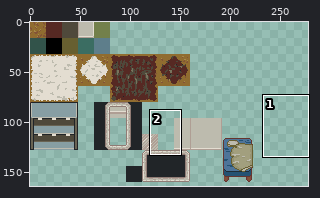
One commit to this sprite sheet: assets/gfx/tileset.png. Above, an overview of the earlier version with the close-up marked.
Close-up. Before the commit:
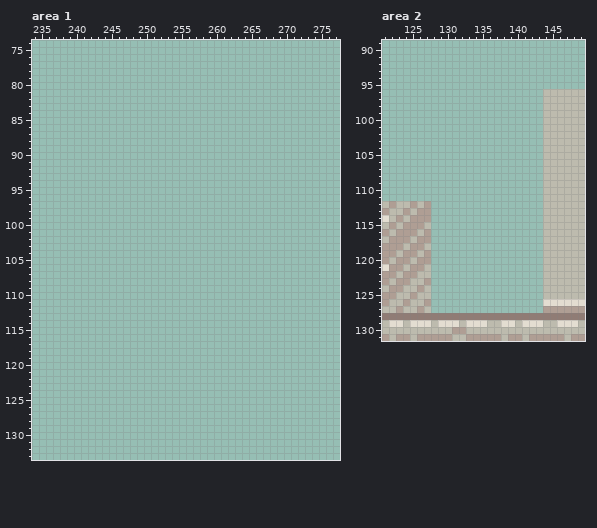
The file is 320x320 pixels. Shown: area 1: x 234..277, y 74..133; area 2: x 121..149, y 89..131. The wide view leaves out empty margins.
Once edited:
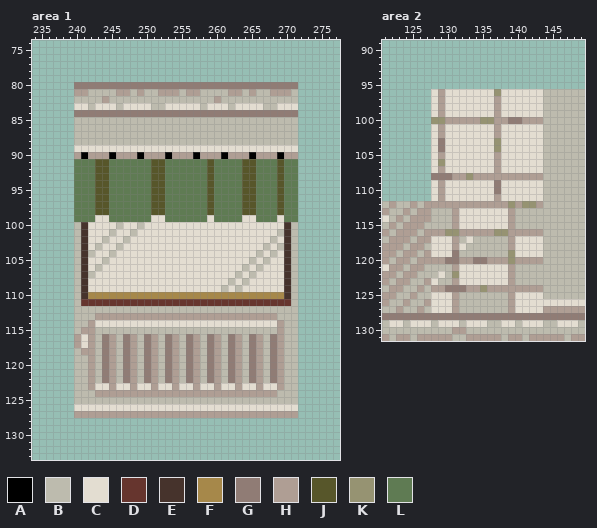
Palette (. is transparent): A #000000  B #bdbbae  C #e3ddd1  D #66352e  E #46332c  F #a6884a  G #907c75  H #af9e94  J #57562a  K #969372  L #5f7b53
Edits made:
Changed rows in their new state; - is an unchanged pixel.
Area 1:
first column x 240:
 80 GGGGGGGGGGGGGGGGGGGGGGGGGGGGGGGG
 81 HHBBBBHHBHBBHHHBHHBBBBHHBHBBHHHB
 82 BBBBHBBBBBBBBBBBBBBBHBBBBBBBBBBB
 83 CCBCCCBCCCCBBCCCCCBCCCBCCCCBBCCC
 84 GGGGGGGGGGGGGGGGGGGGGGGGGGGGGGGG
 85 BBBBBBBBBBBBBBBBBBBBBBBBBBBBBBBB
 86 BBBBBBBBBBBBBBBBBBBBBBBBBBBBBBBB
 87 BBBBBBBBBBBBBBBBBBBBBBBBBBBBBBBB
 88 BBBBBBBBBBBBBBBBBBBBBBBBBBBBBBBB
 89 CCCCCCCCCCCCCCCCCCCCCCCCCCCCCCCC
 90 HAHHHAHHHAHHHAHHHAHHHAHHHAHHHAHH
 91 LLLJJLLLLLLJJLLLLLLJLLLLJJLLLJLL
 92 LLLJJLLLLLLJJLLLLLLJLLLLJJLLLJLL
 93 LLLJJLLLLLLJJLLLLLLJLLLLJJLLLJLL
 94 LLLJJLLLLLLJJLLLLLLJLLLLJJLLLJLL
 95 LLLJJLLLLLLJJLLLLLLJLLLLJJLLLJLL
 96 LLLJJLLLLLLJJLLLLLLJLLLLJJLLLJLL
 97 LLLJJLLLLLLJJLLLLLLJLLLLJJLLLJLL
 98 LLLJJLLLLLLJJLLLLLLJLLLLJJLLLJLL
 99 LLLCCLLLLLLCCLLLLLLCLLLLCCLLLCLL
100 BECCCCBCCBCCCCCCCCCCCCCCCCCCCCEB
101 BECCCBCCBCCCCCCCCCCCCCCCCCCCCBEB
102 BECCBCCBCCCCCCCCCCCCCCCCCCCCBCEB
103 BECBCCBCCCCCCCCCCCCCCCCCCCCBCBEB
104 BEBCCBCCCCCCCCCCCCCCCCCCCCBCBCEB
105 BECCBCCCCCCCCCCCCCCCCCCCCBCBCCEB
106 BECBCCCCCCCCCCCCCCCCCCCCBCBCCCEB
107 BEBCCCCCCCCCCCCCCCCCCCCBCBCCCCEB
108 BECCCCCCCCCCCCCCCCCCCCBCBCCCCCEB
109 BECCCCCCCCCCCCCCCCCCCBCBCCCCCCEB
110 BEFFFFFFFFFFFFFFFFFFFFFFFFFFFFEB
111 BDDDDDDDDDDDDDDDDDDDDDDDDDDDDDDB
112 BBBBBBBBBBBBBBBBBBBBBBBBBBBBBBBB
113 BBBHHHHHHHHHHHHHHHHHHHHHHHHHHBBB
114 BBHCCCCCCCCCCCCCCCCCCCCCCCCCCHBB
115 BHHBBBBBBBBBBBBBBBBBBBBBBBBBBHBB
116 HCHBGHBGHBGHBGHBGHBGHBGHBGHBGHBB
117 HCHBGHBGHBGHBGHBGHBGHBGHBGHBGHBB
118 BHHBGHBGHBGHBGHBGHBGHBGHBGHBGHBB
119 BBHBGHBGHBGHBGHBGHBGHBGHBGHBGHBB
120 BBHBGHBGHBGHBGHBGHBGHBGHBGHBGHBB
121 BBHBGHBGHBGHBGHBGHBGHBGHBGHBGHBB
122 BBHBGHBGHBGHBGHBGHBGHBGHBGHBGHBB
123 BBHCCHCCHCCHCCHCCHCCHCCHCCHCCHBB
124 BBBHHHHHHHHHHHHHHHHHHHHHHHHHHBBB
125 BBBBBBBBBBBBBBBBBBBBBBBBBBBBBBBB
126 CCCCCCCCCCCCCCCCCCCCCCCCCCCCCCCC
127 HHHHHHHHHHHHHHHHHHHHHHHHHHHHHHHH
Area 2:
first column x 128:
 96 CHCCCCCCCKCCCCCC
 97 CHCCCCCCCHCCCCCC
 98 CHCCCCCCCHCCCCCC
 99 CHCCCCCCCHCCCCCC
100 KKHHHHHKKHHGGHHH
101 CHCCCCCCCHCCCCCC
102 CHCCCCCCCHCCCCCC
103 CGCCCCCCCKCCCCCC
104 CGCCCCCCCKCCCCCC
105 CHCCCCCCCHCCCCCC
106 CKCCCCCCCHCCCCCC
107 CHCCCCCCCHCCCCCC
108 GGGHHKHHHHHHHHHH
109 CHCCCCCCCGCCCCCC
110 CHCCCCCCCGCCCCCC
111 CHCCCCCCCHCCCCCC
112 HHHHHHHHHHHKHKKH
113 BBBHCCCCCCCHBBBB
114 BBBHCCCCCCCHBBBB
115 BBBHCCCCCCCHBBBB
116 HHKKHHHHHKKHHHHH
117 CCCHBCBBBBBHCCCC
118 CCCHCBBBBBBHCCCC
119 CCCGBBBBBBBKCCCC
120 HHGGHHGGHHHKHHHH
121 BBBHCCCCCCCHBBBB
122 BCBKCCCCCCCHBBBB
123 CBBHCCCCCCCHBBBB
124 HHGGGHHKHHHHHHHH
125 CCCHBBBBBBBHCCCC
126 CCCHBBBBBBBHCCCC
127 CCCHBBBBBBBHCCCC
Boxes around the changes in both close-ups, in picture pixels (x1, y1, x2, y2):
added: (74, 82, 298, 418)
added: (431, 89, 543, 313)
